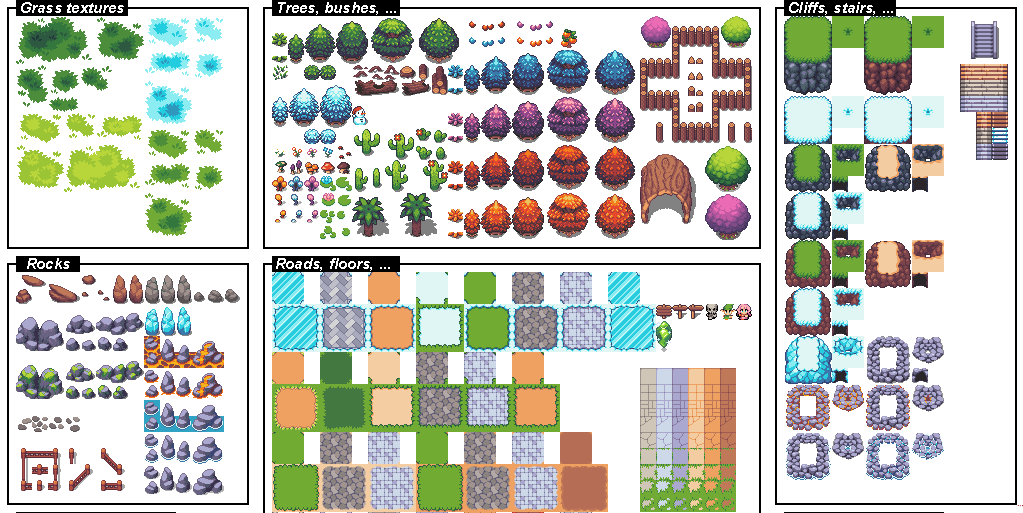
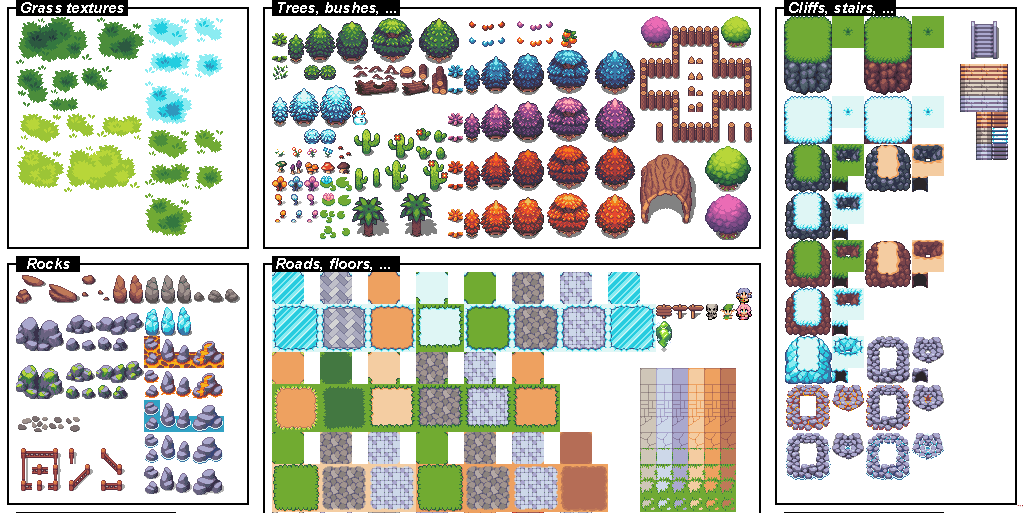
Revision of a layered 1023×513 image; what changed, layer by layer:
painted on "tiny_atlas.png" over (x1=736, y1=288, x2=752, y2=304)
